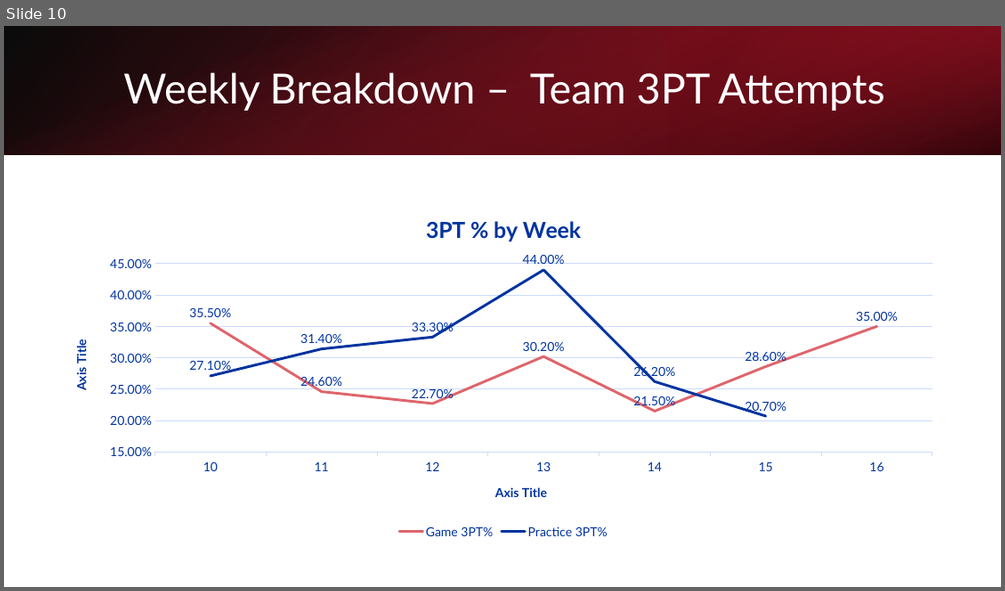
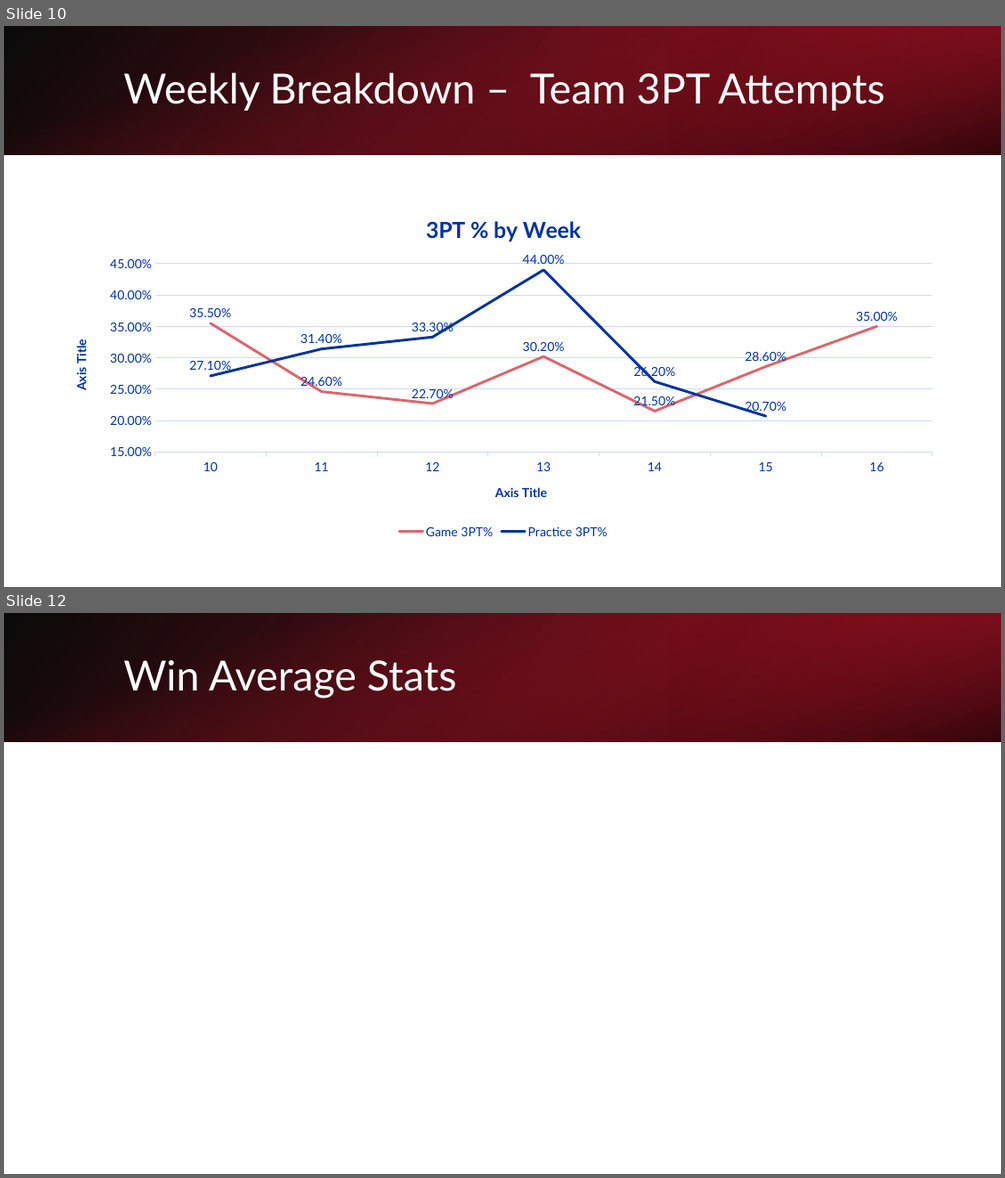
Before and after one commit to apurvis14/Jackson-Prep-Basketball-Analytics, a slide deck: Midseason Analytics Overview.pptx. Shown one above the other, each under a label of ours: slide 10 before the commit, slides 10 and 12 after it; the slides between them are not shown. The pictures are 1005x591 and 1005x1178 pixels, drawn with LibreOffice and Linux fonts; fonts in the diff are those of the drawing. Boxes give left, top, right and bottom in pixels: in the first picture for what was removed or moved away, otherwise in the second. Text is boxed around its words. In the diff, an @@ line names an element or a change of style, - is before the commit and + after.

```diff
--- a/Midseason Analytics Overview.pptx
+++ b/Midseason Analytics Overview.pptx
@@ slide 12 added at (4,613,1001,1174), background #FFFFFF @@
@@ rectangle added at (4,613,1001,742), fill gradient #000000 to #A31326 @@
@@ rectangle added at (4,613,1001,742), fill gradient #DA1A32 to #000000 @@
@@ rectangle added at (669,613,1001,742), fill gradient #6D0D19 to #DA1A32 @@
@@ title added at (123,660,457,698), 40 pt, text #FFFFFF @@
+Win Average Stats
```
Also in this commit, not shown: 2 slides changed, 3 other slides added, 2 other files.
